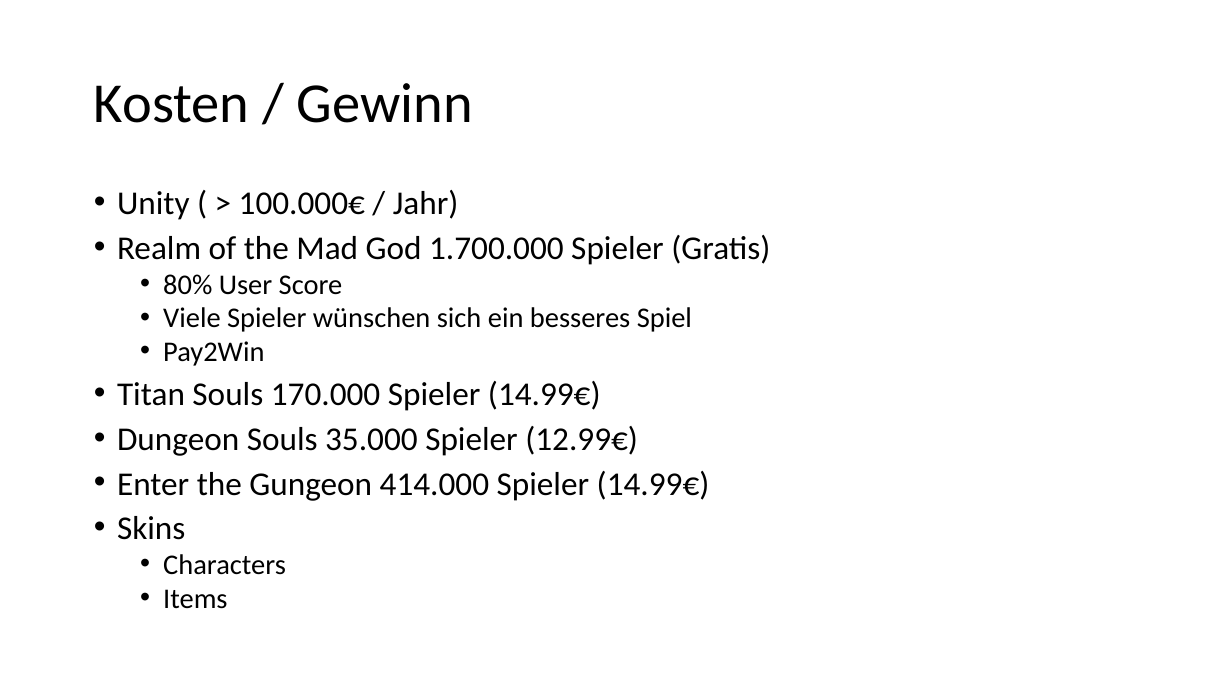
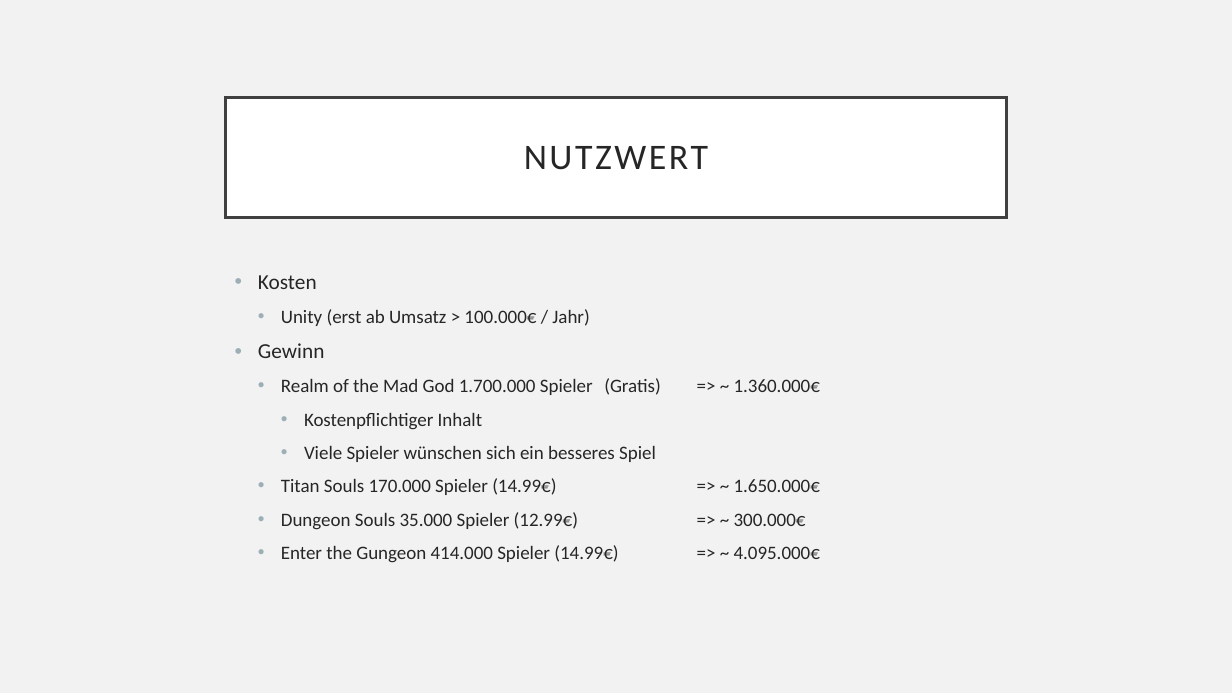
Before and after one commit to mreichl-tgm/hero, a slide deck: slide 7 of docs/project-presentation.pptx. Drawn at 1232x693 pixels with LibreOffice and Linux fonts; fonts in the diff are those of the drawing. Boxes give left, top, right and bottom in pixels: in the first picture for what was removed or moved away, otherwise in the second. Text is boxed around its words. In the diff, an @@ line names an element or a change of style, - is before the commit and + after.

```diff
--- a/docs/project-presentation.pptx
+++ b/docs/project-presentation.pptx
@@ background #FFFFFF to #F2F2F2 @@
@@ title removed at (94,83,473,123) @@
-Kosten / Gewinn
@@ title added at (226,97,1006,217), fill #FFFFFF, outline #404040 2.5 pt, 28 pt, text #262626 @@
+NUTZWERT
@@ text "Kosten": place and size @@
-text "Kosten" at (117,190,770,609)
+text "Kosten" at (258,275,820,563)
@@ text at (258,275,820,430): text changed; size 25.9 to 14.8 pt; text colour #000000 to #262626 @@
-• Unity ( > 100.000€ / Jahr)
-• Realm of the Mad God 1.700.000 Spieler (Gratis)
-  • 80% User Score
+• Kosten
+  • Unity (erst ab Umsatz > 100.000€ / Jahr)
+• Gewinn
+  • Realm of the Mad God 1.700.000 Spieler (Gratis) => ~ 1.360.000€
+    • Kostenpflichtiger Inhalt
@@ text at (304,446,656,462): size 22.2 to 14.8 pt, text colour #000000 to #262626 in "Viele Spieler wünschen sich ein besseres Spiel"; list level 2 to 3 in "Viele Spieler wünschen sich ein ..."; line spacing 0.8 to 0.9 @@
@@ text at (281,478,820,563): text changed; size 25.9 to 14.8 pt; text colour #000000 to #262626 @@
-  • Pay2Win
-• Titan Souls 170.000 Spieler (14.99€)
-• Dungeon Souls 35.000 Spieler (12.99€)
-• Enter the Gungeon 414.000 Spieler (14.99€)
-• Skins
-  • Characters
-  • Items
+  • Titan Souls 170.000 Spieler (14.99€) => ~ 1.650.000€
+  • Dungeon Souls 35.000 Spieler (12.99€) => ~ 300.000€
+  • Enter the Gungeon 414.000 Spieler (14.99€) => ~ 4.095.000€
```
Also in this commit, not shown: 6 other slides changed, 2 slides added, 1 slide removed.
